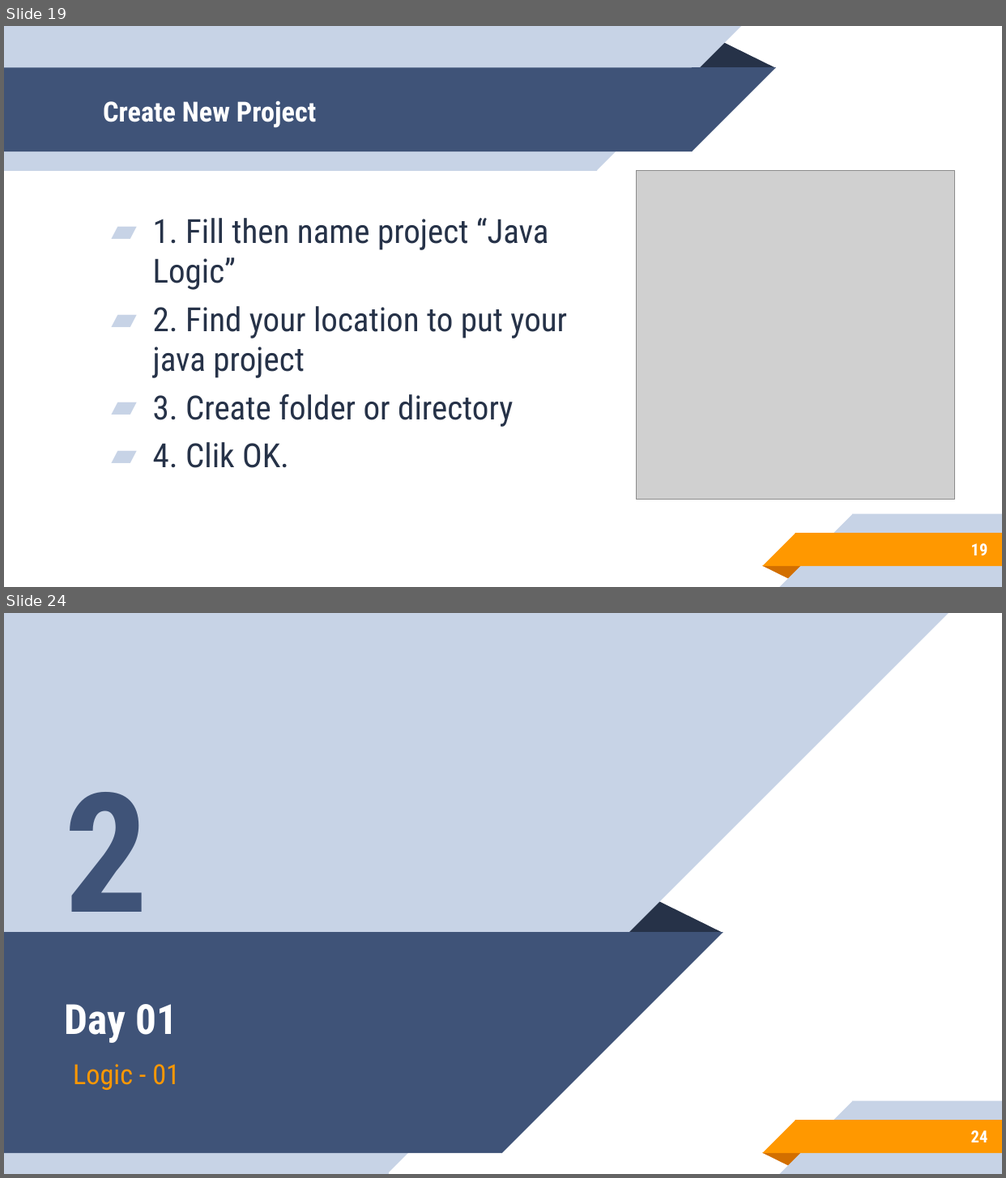
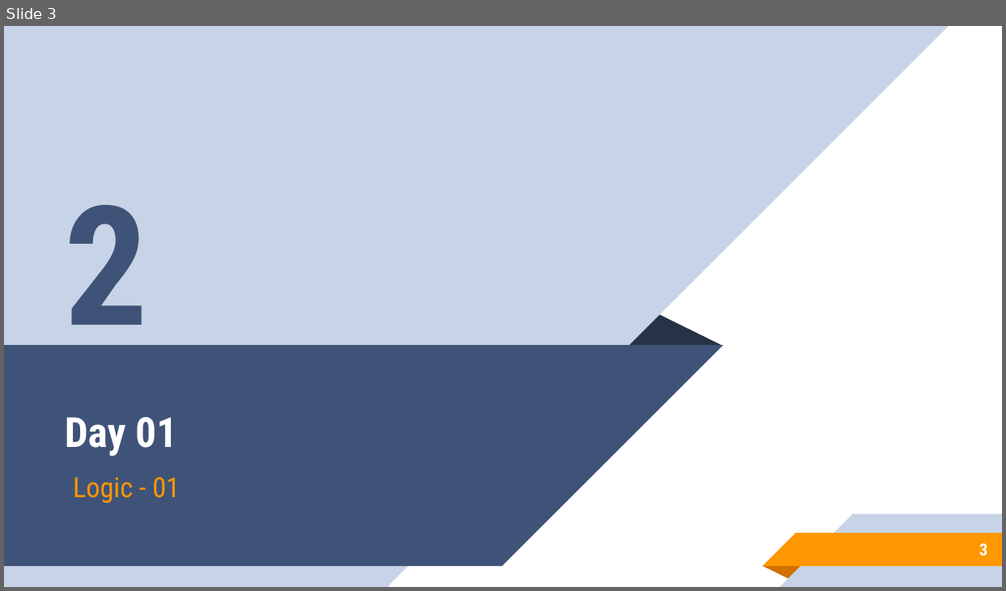
Before and after one commit to aronipurwanto/materi-xa, a slide deck: java-logic/Slide-Java-Logic-02.pptx. Shown one above the other, each under a label of ours: slides 19 and 24 before the commit, slide 3 after it; the slides between them are not shown. The pictures are 1006x1178 and 1006x591 pixels, drawn with LibreOffice and Linux fonts; fonts in the diff are those of the drawing; grey boxes stand for pictures. Boxes give left, top, right and bottom in pixels: in the first picture for what was removed or moved away, otherwise in the second. Text is boxed around its words. In the diff, an @@ line names an element or a change of style, - is before the commit and + after.

Commit message:
update logic 01

```diff
--- a/java-logic/Slide-Java-Logic-02.pptx
+++ b/java-logic/Slide-Java-Logic-02.pptx
@@ slide 19 removed at [4, 26, 1002, 587], background #FFFFFF; not listed: 5 template elements that a slide beside it also shows @@
@@ group removed at [4, 26, 775, 171]: 2 rectangles, 2 right triangles, 1 triangle @@
@@ title removed at [103, 101, 316, 128] @@
-Create New Project
@@ picture removed at [636, 171, 954, 499] @@
@@ text removed at [153, 218, 567, 468] @@
-▰ 1. Fill then name project “Java Logic”
-▰ 2. Find your location to put your java project
-▰ 3. Create folder or directory
-▰ 4. Clik OK.
@@ page number removed at [971, 544, 988, 556] @@
-19
@@ what was slide 24 is now slide 3 @@
@@ page number at [979, 544, 987, 557]: text changed @@
-24
+3
```
Also in this commit, not shown: 2 slides changed, 48 other slides removed, 2 other files.
